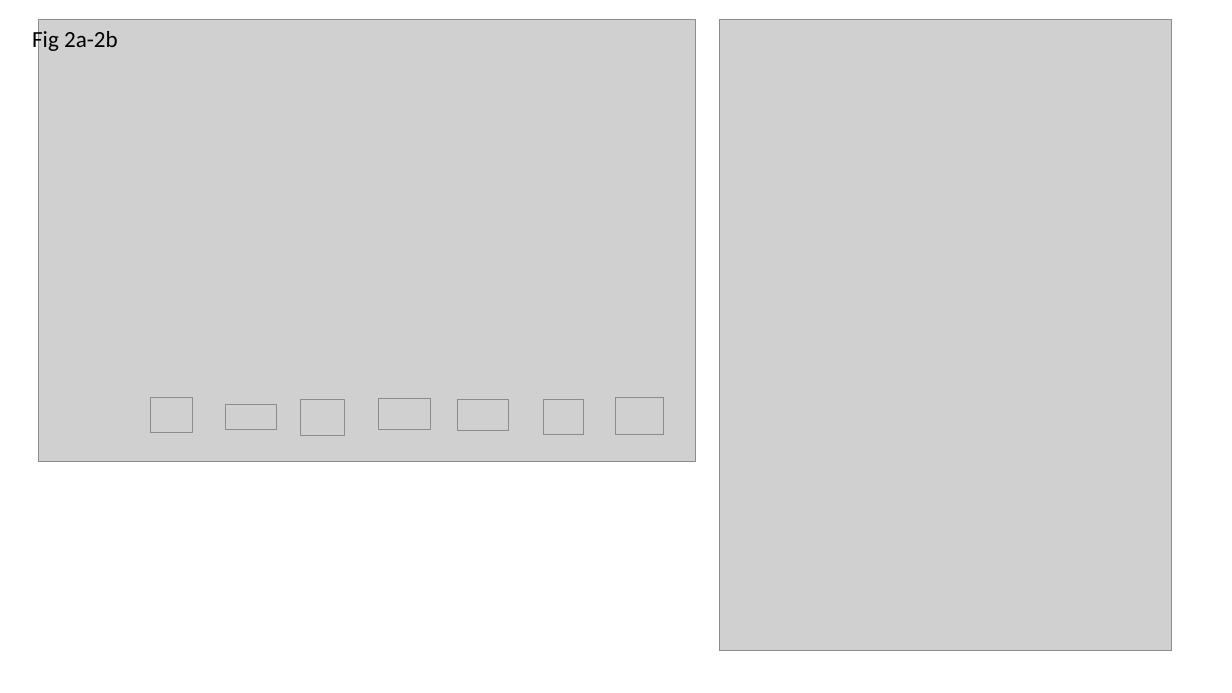
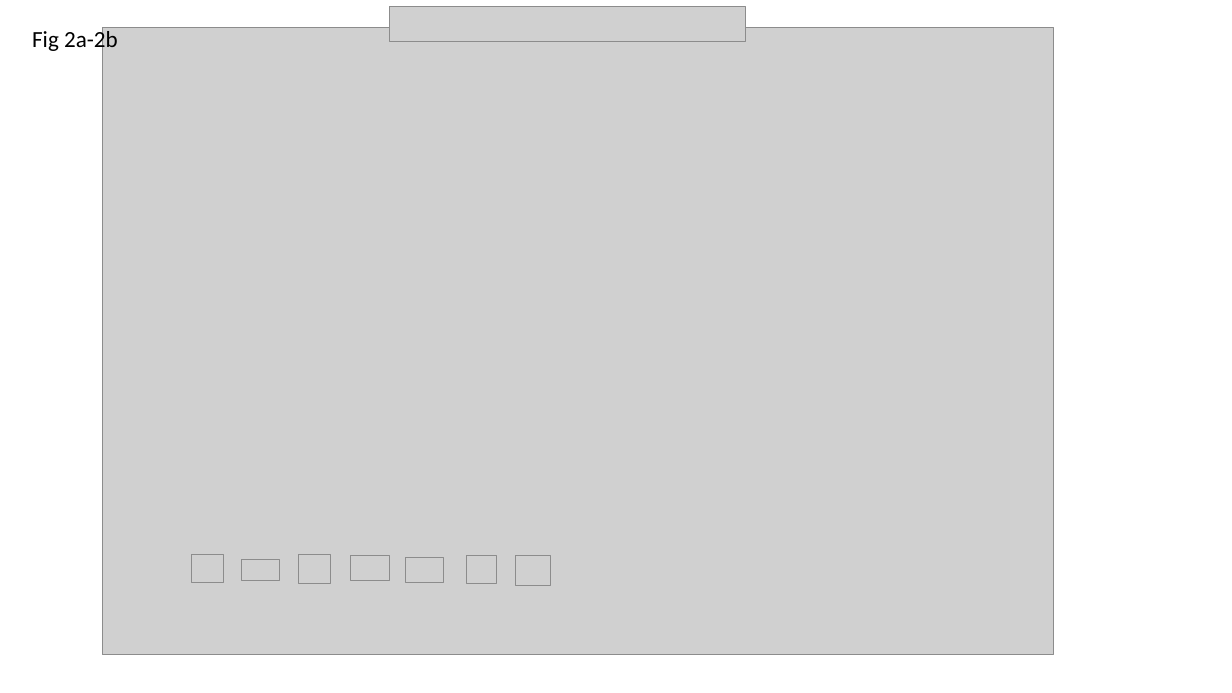
Before and after one commit to hurlbertlab/core-transient, a slide deck: slide 3 of output/plots/all_figs_with_legends.pptx. Drawn at 1232x693 pixels with LibreOffice and Linux fonts; fonts in the diff are those of the drawing; grey boxes stand for pictures. Boxes give left, top, right and bottom in pixels: in the first picture for what was removed or moved away, otherwise in the second. Text is boxed around its words. In the diff, an @@ line names an element or a change of style, - is before the commit and + after.

```diff
--- a/output/plots/all_figs_with_legends.pptx
+++ b/output/plots/all_figs_with_legends.pptx
@@ picture removed at (x1=39, y1=19, x2=695, y2=461) @@
@@ picture added at (x1=103, y1=28, x2=1055, y2=655) @@
@@ picture resized from (x1=720, y1=19, x2=1173, y2=651) to (x1=390, y1=6, x2=746, y2=42) @@
@@ picture resized from (x1=150, y1=397, x2=193, y2=433) to (x1=192, y1=555, x2=224, y2=583) @@
@@ picture resized from (x1=225, y1=405, x2=275, y2=430) to (x1=242, y1=560, x2=280, y2=580) @@
@@ picture resized from (x1=300, y1=400, x2=345, y2=435) to (x1=299, y1=555, x2=331, y2=583) @@
@@ picture resized from (x1=378, y1=398, x2=431, y2=430) to (x1=351, y1=555, x2=390, y2=580) @@
@@ picture resized from (x1=457, y1=399, x2=509, y2=430) to (x1=406, y1=557, x2=444, y2=582) @@
@@ picture resized from (x1=544, y1=400, x2=584, y2=434) to (x1=467, y1=555, x2=496, y2=583) @@
@@ picture resized from (x1=616, y1=397, x2=663, y2=434) to (x1=516, y1=555, x2=551, y2=586) @@
```
Also in this commit, not shown: 2 other slides changed, 1 slide added, 3 slides removed, 24 other files.
